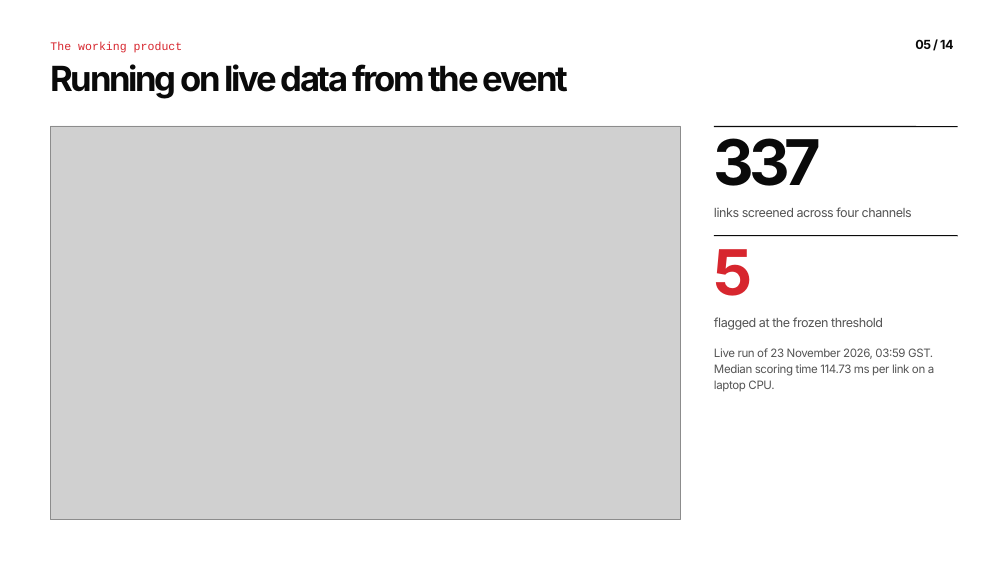
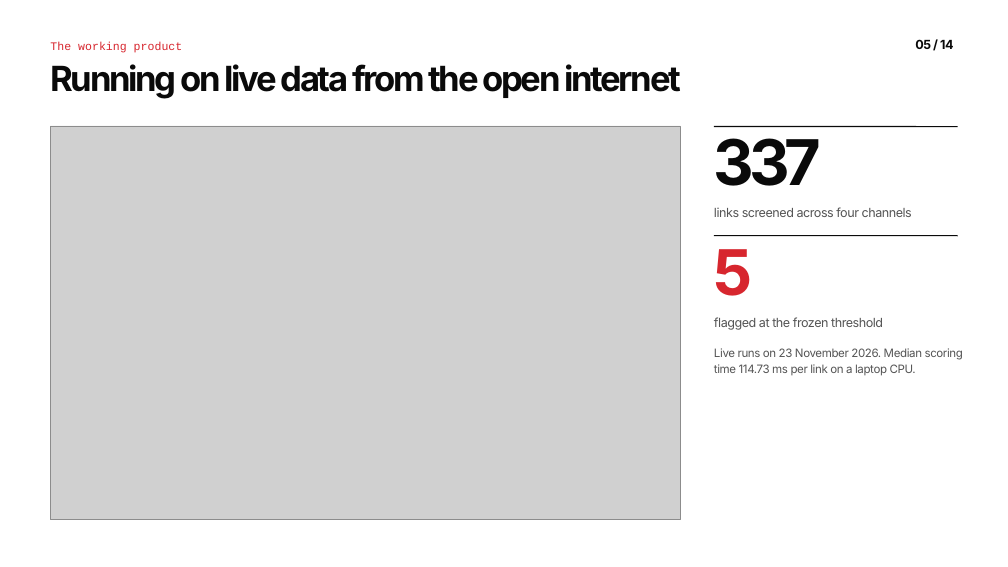
Before and after one commit to muhammet-tm/mirsad, a slide deck: slide 5 of deck/Mirsad_Deck.pptx. Drawn at 1008x567 pixels with LibreOffice and Linux fonts; fonts in the diff are those of the drawing; grey boxes stand for pictures. Boxes give left, top, right and bottom in pixels: in the first picture for what was removed or moved away, otherwise in the second. Text is boxed around its words. In the diff, an @@ line names an element or a change of style, - is before the commit and + after.

```diff
--- a/deck/Mirsad_Deck.pptx
+++ b/deck/Mirsad_Deck.pptx
@@ text at (x1=50, y1=64, x2=681, y2=99): text changed @@
-Running on live data from the event
+Running on live data from the open internet
@@ text at (x1=714, y1=348, x2=963, y2=376): text changed @@
-Live run of 23 November 2026, 03:59 GST.
-Median scoring time 114.73 ms per link on a
-laptop CPU.
+Live runs on 23 November 2026. Median scoring
+time 114.73 ms per link on a laptop CPU.
```
Also in this commit, not shown: 1 other slide changed, 8 other files.
